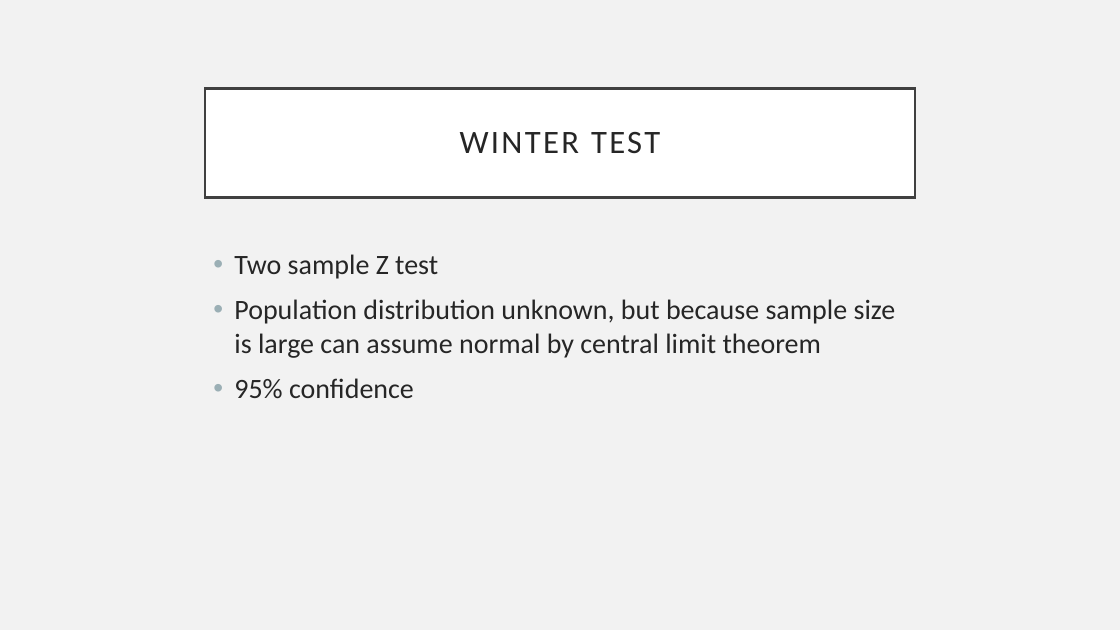
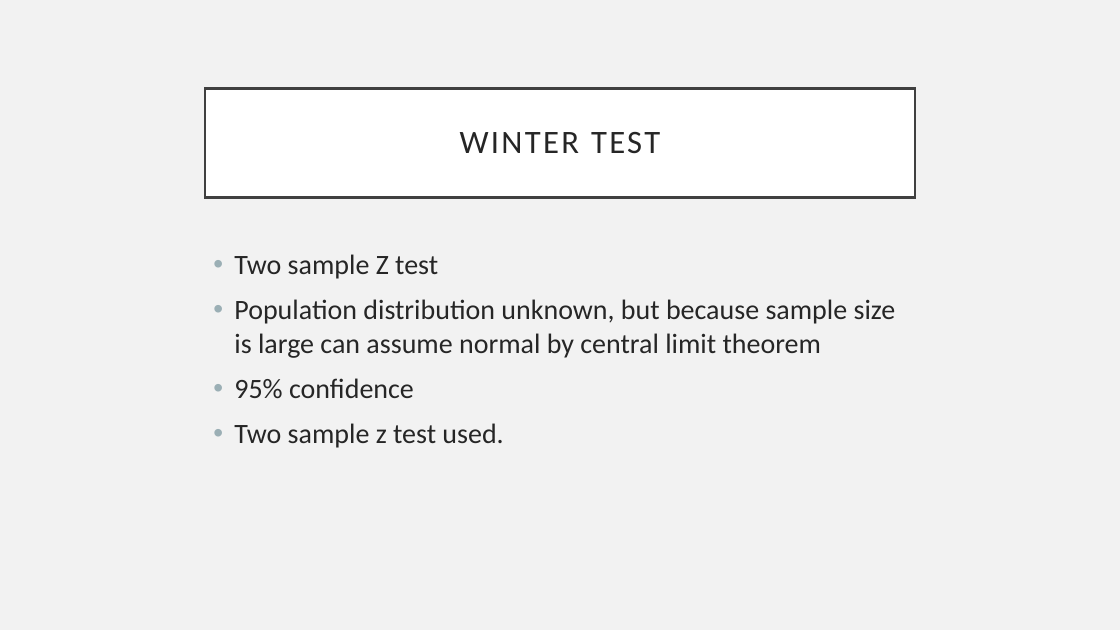
Before and after one commit to EricMaibach/AkronAshevilleWeatherAnalysis, a slide deck: slide 20 of AkronAshevillePresentation.pptx. Drawn at 1120x630 pixels with LibreOffice and Linux fonts; fonts in the diff are those of the drawing. Boxes give left, top, right and bottom in pixels: in the first picture for what was removed or moved away, otherwise in the second. Text is boxed around its words. In the diff, an @@ line names an element or a change of style, - is before the commit and + after.

```diff
--- a/AkronAshevillePresentation.pptx
+++ b/AkronAshevillePresentation.pptx
@@ text at bbox=[234, 423, 503, 448]: paragraph added @@
+• Two sample z test used.
```
Also in this commit, not shown: 8 other slides changed.
